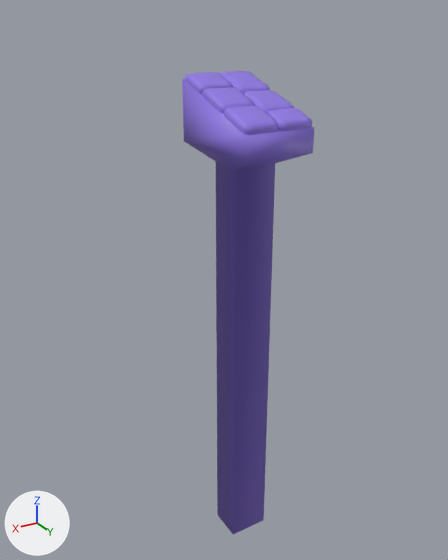
The FBX model Assets/Evan Game Kits/Arts/3D/Bridge/Tilt Bridge.fbx: old version first, new version second.
Before and after are seen from a 50 mm lens placed at (58.73, -6.02, 1.56), pointed at (49.72, -21.04, -5.95). Lighting does not change. The marker at lower left points along +X, +Y and +Z. Where no turn or scale is listed for an object, it has been applied to the vertices.
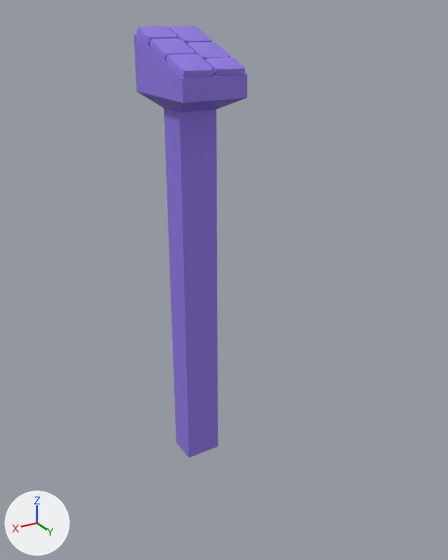
Location of each change, (x1, y1, x2, y2) in pixels of the pictures (448 x 560 px; the box of a moved part takes in the faces that stretch with it):
'Cube.087', reshaped, shading changed, moved (14% narrower, 7% shorter): before (182, 71, 314, 534); after (134, 25, 247, 457)
part 1 of me_cube_088, moved or reshaped: before (202, 87, 255, 113); after (150, 38, 195, 61)
part 2 of me_cube_088, moved or reshaped: before (185, 71, 270, 94); after (137, 25, 212, 46)
part 3 of me_cube_088, shading changed: before (182, 79, 314, 534); after (134, 34, 247, 457)

What the commit changed:
me_cube_088 is used by ob_cube_087; location (48.99, -21.0, 0.0).
me_cube_088 had 508 vertices, 494 faces and spanned x 0.0..2.01, y -0.02..3.01, z -14.0..0.14.
me_cube_088 now has 508 vertices, 494 faces and spans x 0.0..2.01, y 0.0..3.01, z -14.0..0.22.
me_cube_088 part 1: the loose piece of 82 vertices spanning x 0.99..1.99, y 0.89..1.98, z -0.9..-0.16 is turned -1.9 degrees about the x axis through its middle, then moved by (0.0, 0.0, 0.05).
me_cube_088 part 2: 164 of 508 vertices moved; they spanned x 0.01..1.99, y -0.02..1.24, z -0.65..0.14 and now span x 0.01..1.99, y 0.03..1.25, z -0.58..0.22; mean shift (0.0, 0.03, 0.07); largest move (1.49, 0.03, 0.13) -> (1.49, 0.15, 0.22).
me_cube_088 part 3: edges marked sharp go from 0 to 352.
Object 'Cube.087' (ob_cube_087) moves from (48.99, -21.0, 0.0) to (48.99, -24.0, 1.0).
